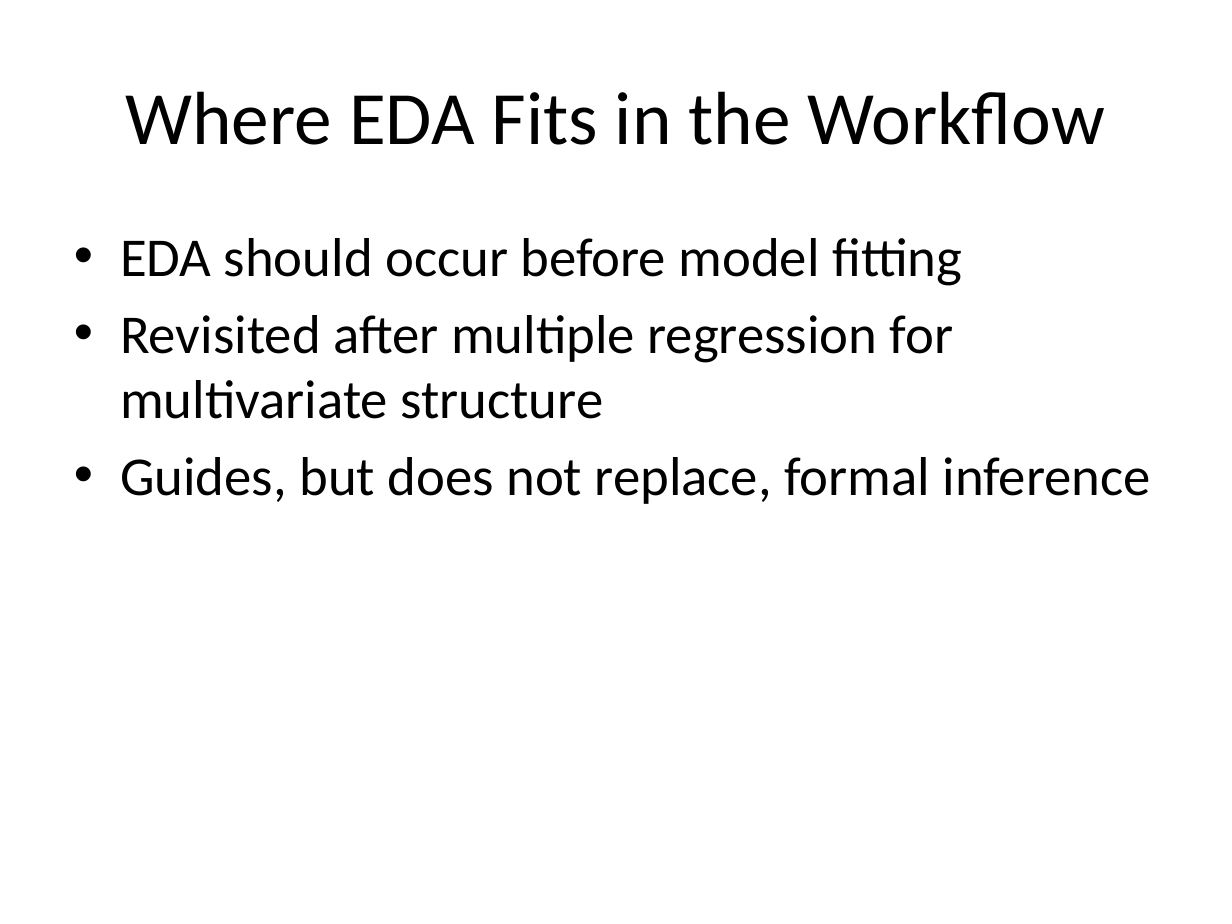
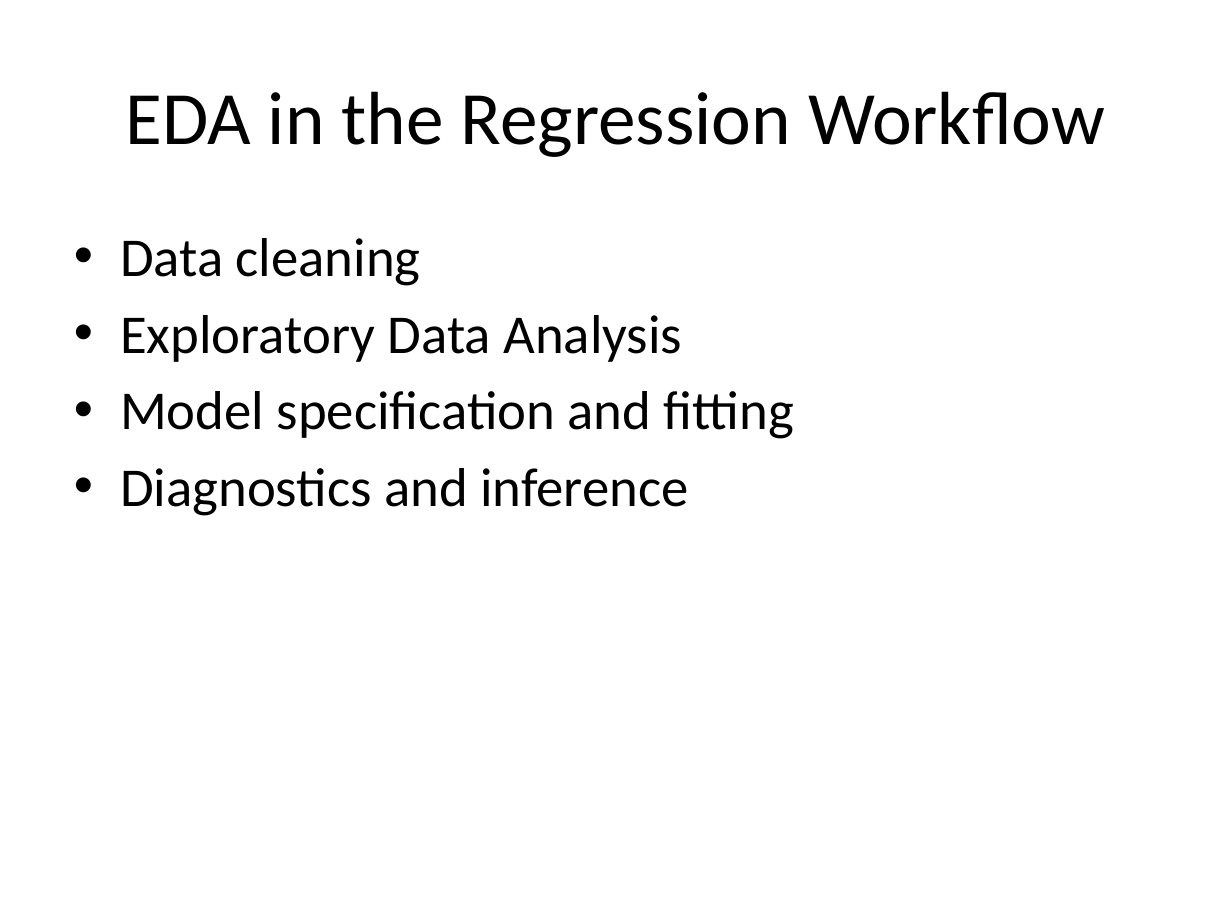
Before and after one commit to dustinpluta/STAT7630_Spring2026, a slide deck: slide 15 of Course_Notes/EDA_in_Regression.pptx (slide 7 before the commit). Drawn at 1232x924 pixels with LibreOffice and Linux fonts; fonts in the diff are those of the drawing. Boxes give left, top, right and bottom in pixels: in the first picture for what was removed or moved away, otherwise in the second. Text is boxed around its words. In the diff, an @@ line names an element or a change of style, - is before the commit and + after.

```diff
--- a/Course_Notes/EDA_in_Regression.pptx
+++ b/Course_Notes/EDA_in_Regression.pptx
@@ title at (x1=125, y1=91, x2=1105, y2=157): text changed @@
-Where EDA Fits in the Workflow
+EDA in the Regression Workflow
@@ text at (x1=120, y1=238, x2=794, y2=516): text changed @@
-• EDA should occur before model fitting
-• Revisited after multiple regression for multivariate structure
-• Guides, but does not replace, formal inference
+• Data cleaning
+• Exploratory Data Analysis
+• Model specification and fitting
+• Diagnostics and inference
```
Also in this commit, not shown: 6 other slides changed, 10 slides added.
